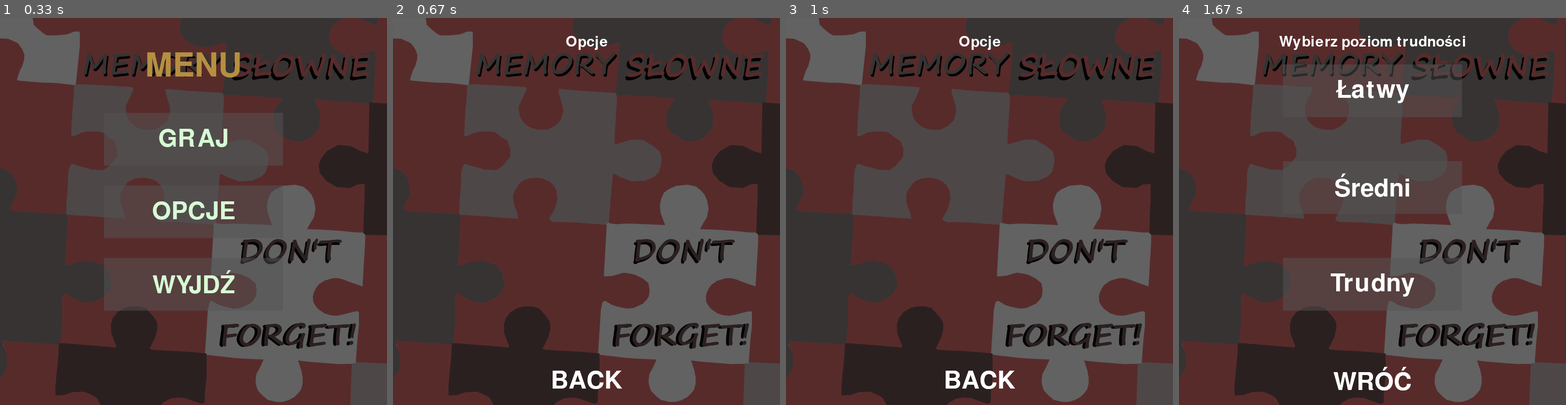
Above: before the commit, frames 1-4 (left to right).
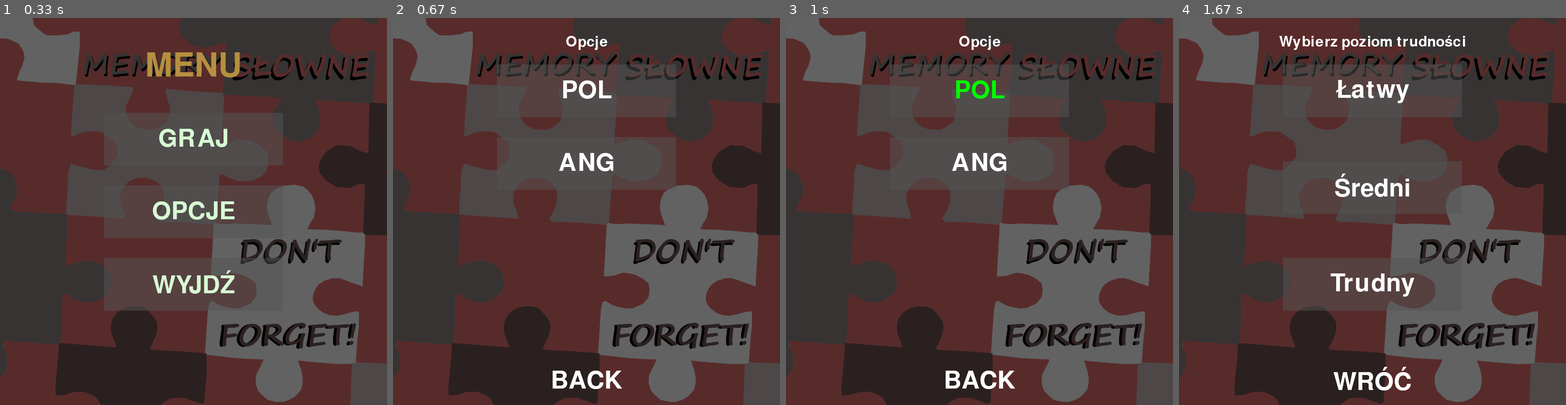
Above: after the commit, the same moments.

Repository: Tomemik/NPG_Memory
Game: pygame game, started from main.py
The game is run twice, just before and just after one commit, with the same random seed, the same clock (stepped at 60 frames per second) and the same inputs.
Inputs (mouse positions are in pixels of both pictures, inside the frame that each line leads up to):
- Up to frame 1 (0.33 s): no input
- Up to frame 2 (0.67 s): click (586, 211) at 0.38 s
- Up to frame 3 (1 s): click (979, 91) at 0.72 s, where only the run after the commit has a clickable "POL"
- Up to frame 4 (1.67 s): click "BACK" at 1.05 s; click "GRAJ" at 1.55 s

Frame 1 is identical in both runs. In frame 2, 1.0% of the frame differs, in the area x 26-74%, y 12-40%; in frame 3, 1.0%; in frame 4, nothing differs.

Commit message:
file reading functionality

Diff:
--- a/main.py
+++ b/main.py
@@ -7,28 +7,47 @@
 pygame.display.set_caption("Memory")
 BG = pygame.image.load("assets/tło projekt.png")
 
+
 def get_font(size):
     return pygame.font.Font(None, size)
 
 
-def play():
+def game(mode, lang):
+    if mode == 3 and lang == 1:
+        file = open("words/polish_hard.txt")
+    elif mode == 2 and lang == 1:
+        file = open("words/polish_medium.txt")
+    elif mode == 1 and lang == 1:
+        file = open("words/polish_easy.txt")
+    elif mode == 3 and lang == 2:
+        file = open("words/english_hard.txt")
+    elif mode == 2 and lang == 2:
+        file = open("words/english_medium.txt")
+    elif mode == 1 and lang == 2:
+        file = open("words/english_easy.txt")
+    words = []
+    for line in file:
+        words.append(line)
+
+
+def play(lang):
     while True:
         PLAY_MOUSE_POS = pygame.mouse.get_pos()
-
         SCREEN.blit(BG, (0, 0))
 
         PLAY_TEXT = get_font(45).render("Wybierz poziom trudności", True, "White")
         PLAY_RECT = PLAY_TEXT.get_rect(center=(400, 50))
         SCREEN.blit(PLAY_TEXT, PLAY_RECT)
 
-        PLAY_EASY = Button(image=pygame.image.load("assets/button.png"), pos =(400, 150),
-                           text_input="Łatwy", font=get_font(75), base_color="White", hovering_color="Green")
+
         PLAY_MEDIUM = Button(image=pygame.image.load("assets/button.png"), pos =(400, 350),
                            text_input="Średni", font=get_font(75), base_color="White", hovering_color="Green")
         PLAY_HARD = Button(image=pygame.image.load("assets/button.png"), pos =(400, 550),
                            text_input="Trudny", font=get_font(75), base_color="White", hovering_color="Green")
         PLAY_BACK = Button(image=None, pos=(400, 750),
                            text_input="WRÓĆ", font=get_font(75), base_color="White", hovering_color="Green")
+        PLAY_EASY = Button(image=pygame.image.load("assets/button.png"), pos =(400, 150),
+                           text_input="Łatwy", font=get_font(75), base_color="White", hovering_color="Green")
 
         PLAY_EASY.changeColor(PLAY_MOUSE_POS)
         PLAY_EASY.update(SCREEN)
@@ -39,20 +58,33 @@
         PLAY_BACK.changeColor(PLAY_MOUSE_POS)
         PLAY_BACK.update(SCREEN)
 
+
         for event in pygame.event.get():
             if event.type == pygame.QUIT:
                 pygame.quit()
                 sys.exit()
             if event.type == pygame.MOUSEBUTTONDOWN:
                 if PLAY_BACK.checkForInput(PLAY_MOUSE_POS):
-                    main_menu()
-
+                    main_menu(lang)
+            if event.type == pygame.MOUSEBUTTONDOWN:
+                if PLAY_EASY.checkForInput(PLAY_MOUSE_POS):
+                    mode = 1
+                    game(mode, lang)
+            if event.type == pygame.MOUSEBUTTONDOWN:
+                if PLAY_MEDIUM.checkForInput(PLAY_MOUSE_POS):
+                    mode = 2
+                    game(mode, lang)
+            if event.type == pygame.MOUSEBUTTONDOWN:
+                if PLAY_HARD.checkForInput(PLAY_MOUSE_POS):
+                    mode = 3
+                    game(mode, lang)
 
         pygame.display.update()
 
 
 def options():
     while True:
+
         OPTIONS_MOUSE_POS = pygame.mouse.get_pos()
 
         SCREEN.blit(BG, (0, 0))
@@ -63,22 +95,39 @@
 
         OPTIONS_BACK = Button(image=None, pos=(400, 750),
                               text_input="BACK", font=get_font(75), base_color="white", hovering_color="Green")
+        OPTIONS_POL = Button(image=pygame.image.load("assets/button.png"), pos =(400, 150),
+                           text_input="POL", font=get_font(75), base_color="White", hovering_color="Green")
+        OPTIONS_ANG = Button(image=pygame.image.load("assets/button.png"), pos =(400, 300),
+                           text_input="ANG", font=get_font(75), base_color="White", hovering_color="Green")
 
         OPTIONS_BACK.changeColor(OPTIONS_MOUSE_POS)
         OPTIONS_BACK.update(SCREEN)
+        OPTIONS_POL.changeColor(OPTIONS_MOUSE_POS)
+        OPTIONS_POL.update(SCREEN)
+        OPTIONS_ANG.changeColor(OPTIONS_MOUSE_POS)
+        OPTIONS_ANG.update(SCREEN)
 
         for event in pygame.event.get():
             if event.type == pygame.QUIT:
                 pygame.quit()
                 sys.exit()
             if event.type == pygame.MOUSEBUTTONDOWN:
+                if OPTIONS_POL.checkForInput(OPTIONS_MOUSE_POS):
+                    lang = 1
+            if event.type == pygame.MOUSEBUTTONDOWN:
+                if OPTIONS_ANG.checkForInput(OPTIONS_MOUSE_POS):
+                    lang = 2
+            if event.type == pygame.MOUSEBUTTONDOWN:
                 if OPTIONS_BACK.checkForInput(OPTIONS_MOUSE_POS):
-                    main_menu()
+                    if 'lang' in vars():
+                        main_menu(lang)
+                    else:
+                        main_menu(1)
 
         pygame.display.update()
 
 
-def main_menu():
+def main_menu(lang):
     while True:
         SCREEN.blit(BG, (0, 0))
 
@@ -106,7 +155,7 @@
                 sys.exit()
             if event.type == pygame.MOUSEBUTTONDOWN:
                 if PLAY_BUTTON.checkForInput(MENU_MOUSE_POS):
-                    play()
+                    play(lang)
                 if OPTIONS_BUTTON.checkForInput(MENU_MOUSE_POS):
                     options()
                 if QUIT_BUTTON.checkForInput(MENU_MOUSE_POS):
@@ -116,4 +165,4 @@
         pygame.display.update()
 
 
-main_menu()
+main_menu(1)
